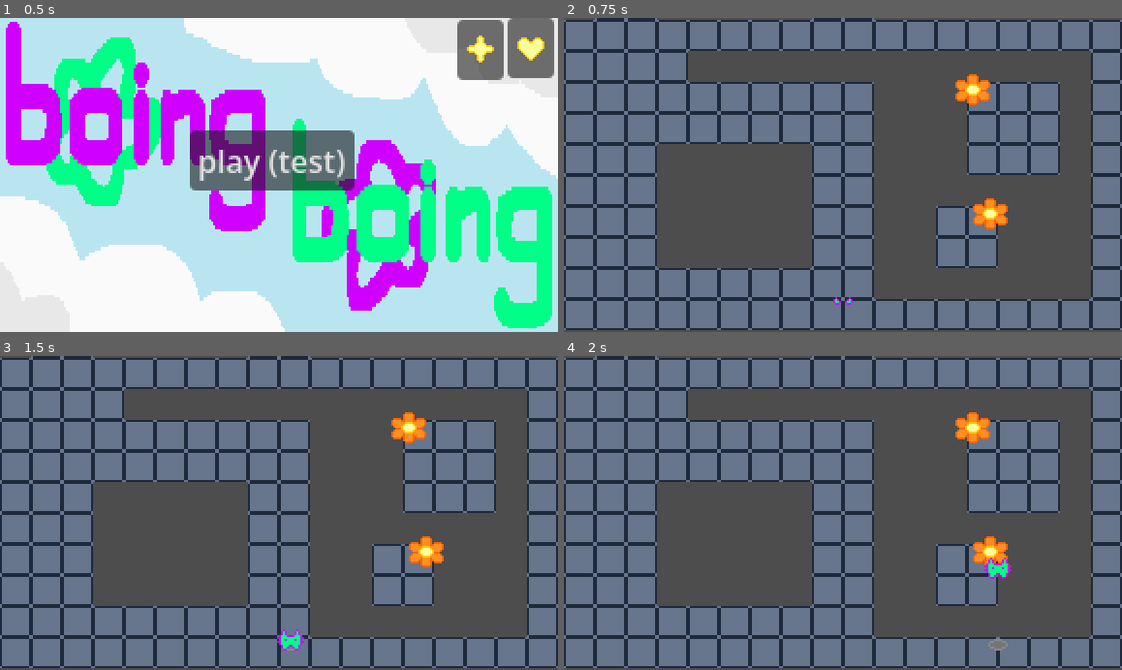
Above: before the commit, frames 1-4 (two rows, left to right).
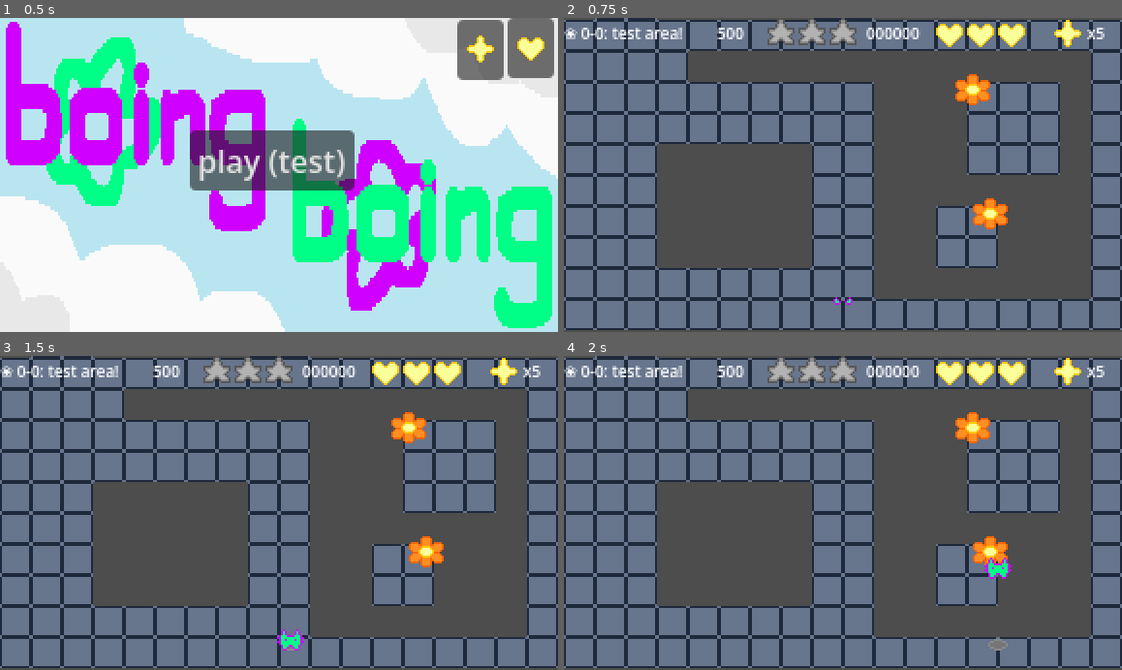
Above: after the commit, the same moments.

Repository: glaceonicc/boing-boing
Game: Godot game, scene res://menu/menu_main.tscn
Two runs of this game, one before a commit and one after it. Both use one fixed random seed, a clock stepped at 60 frames per second and the inputs below.
Inputs (mouse positions are in pixels of both pictures, inside the frame that each line leads up to):
- Up to frame 1 (0.5 s): no input
- Up to frame 2 (0.75 s): click "play (test)" at 0.5 s
- Up to frame 3 (1.5 s): tap Enter at 1.25 s; move the mouse to (401, 497) at 1.27 s; hold D (right) from 1.28 s (still down); tap Space (jump) at 1.35 s; click (401, 497) at 1.42 s
- Up to frame 4 (2 s): keep holding D (right); tap Space (jump) at 1.52, 1.82 s

Frame 1 is identical in both runs. In frame 2, 2.7% of the frame differs, in the area x 0-97%, y 0-10%; in frame 3, 2.7%; in frame 4, 2.7%.

Commit message:
prototype5 "symbols"
added ui! it somewhat works. like. the timer does. and the stars would work if i made the collectible for them.
 boing boing
❀❀❀❀❀❀
- glace

Diff:
--- a/elements/camera.tscn
+++ b/elements/camera.tscn
@@ -1,6 +1,145 @@
 [gd_scene format=3 uid="uid://ke0k32p0w70l"]
 
 [ext_resource type="Script" uid="uid://c6oc117t6lkt3" path="res://scripts/camera.gd" id="1_l6h3d"]
+[ext_resource type="Texture2D" uid="uid://dvc67rmna63rb" path="res://textures/heart.png" id="2_4ty4n"]
+[ext_resource type="Texture2D" uid="uid://dr5qwe3p6tecv" path="res://textures/life.png" id="3_od2jc"]
+[ext_resource type="Texture2D" uid="uid://u4gi02txo8tc" path="res://textures/star.png" id="4_od2jc"]
+[ext_resource type="Texture2D" uid="uid://cikch58nwf4yq" path="res://textures/nostar.png" id="4_y0flh"]
+
+[sub_resource type="SpriteFrames" id="SpriteFrames_g4v7s"]
+animations = [{
+"frames": [{
+"duration": 1.0,
+"texture": ExtResource("2_4ty4n")
+}],
+"loop": 1,
+"name": &"default",
+"speed": 5.0
+}]
+
+[sub_resource type="LabelSettings" id="LabelSettings_57qmd"]
+font_size = 8
+
+[sub_resource type="SpriteFrames" id="SpriteFrames_yf5fn"]
+animations = [{
+"frames": [{
+"duration": 1.0,
+"texture": ExtResource("3_od2jc")
+}],
+"loop": 1,
+"name": &"default",
+"speed": 5.0
+}]
+
+[sub_resource type="LabelSettings" id="LabelSettings_g4v7s"]
+font_size = 8
+
+[sub_resource type="LabelSettings" id="LabelSettings_yf5fn"]
+font_size = 8
+
+[sub_resource type="LabelSettings" id="LabelSettings_d0u6y"]
+font_size = 8
+
+[sub_resource type="SpriteFrames" id="SpriteFrames_57qmd"]
+animations = [{
+"frames": [{
+"duration": 1.0,
+"texture": ExtResource("4_y0flh")
+}],
+"loop": 1,
+"name": &"no",
+"speed": 5.0
+}, {
+"frames": [{
+"duration": 1.0,
+"texture": ExtResource("4_od2jc")
+}],
+"loop": 1,
+"name": &"yes",
+"speed": 5.0
+}]
 
 [node name="Camera" type="Camera2D" unique_id=1866184742]
+z_index = 4
 script = ExtResource("1_l6h3d")
+
+[node name="hearts" type="Node2D" parent="." unique_id=1744789809]
+position = Vector2(47, -81)
+
+[node name="1" type="AnimatedSprite2D" parent="hearts" unique_id=674165543]
+position = Vector2(8, 8)
+sprite_frames = SubResource("SpriteFrames_g4v7s")
+
+[node name="2" type="AnimatedSprite2D" parent="hearts" unique_id=1666097724]
+position = Vector2(24, 8)
+sprite_frames = SubResource("SpriteFrames_g4v7s")
+
+[node name="3" type="AnimatedSprite2D" parent="hearts" unique_id=1527396121]
+position = Vector2(40, 8)
+sprite_frames = SubResource("SpriteFrames_g4v7s")
+
+[node name="lives" type="Node2D" parent="." unique_id=407350310]
+position = Vector2(108, -81)
+
+[node name="amount" type="Label" parent="lives" unique_id=129375845]
+offset_left = 18.0
+offset_top = 2.0
+offset_right = 31.0
+offset_bottom = 15.0
+text = "x 5"
+label_settings = SubResource("LabelSettings_57qmd")
+
+[node name="symbol" type="AnimatedSprite2D" parent="lives" unique_id=1008478001]
+position = Vector2(8, 8)
+sprite_frames = SubResource("SpriteFrames_yf5fn")
+
+[node name="levelinfo" type="Node2D" parent="." unique_id=1562691934]
+position = Vector2(-144, -81)
+
+[node name="name" type="Label" parent="levelinfo" unique_id=1655335395]
+offset_top = 2.0
+offset_right = 62.0
+offset_bottom = 14.0
+text = "❀ 0-0: test area!"
+label_settings = SubResource("LabelSettings_g4v7s")
+
+[node name="timer" type="Node2D" parent="." unique_id=1346686340]
+position = Vector2(-65, -81)
+
+[node name="time" type="Label" parent="timer" unique_id=436800417]
+offset_top = 2.0
+offset_right = 14.0
+offset_bottom = 14.0
+text = "000"
+label_settings = SubResource("LabelSettings_yf5fn")
+metadata/_edit_use_anchors_ = true
+
+[node name="points" type="Node2D" parent="." unique_id=2109889769]
+position = Vector2(13, -80)
+
+[node name="amount" type="Label" parent="points" unique_id=133190275]
+offset_left = -1.0
+offset_top = 1.0
+offset_right = 28.0
+offset_bottom = 13.0
+text = "000000"
+label_settings = SubResource("LabelSettings_d0u6y")
+metadata/_edit_use_anchors_ = true
+
+[node name="stars" type="Node2D" parent="." unique_id=1423359077]
+position = Vector2(-40, -82)
+
+[node name="1" type="AnimatedSprite2D" parent="stars" unique_id=1640000410]
+position = Vector2(8, 8)
+sprite_frames = SubResource("SpriteFrames_57qmd")
+animation = &"no"
+
+[node name="2" type="AnimatedSprite2D" parent="stars" unique_id=1359436629]
+position = Vector2(24, 8)
+sprite_frames = SubResource("SpriteFrames_57qmd")
+animation = &"no"
+
+[node name="3" type="AnimatedSprite2D" parent="stars" unique_id=1090963425]
+position = Vector2(40, 8)
+sprite_frames = SubResource("SpriteFrames_57qmd")
+animation = &"no"
--- a/elements/player.tscn
+++ b/elements/player.tscn
@@ -74,5 +74,8 @@
 shape = SubResource("RectangleShape2D_g4v7s")
 debug_color = Color(0, 0, 0, 0.41960785)
 
+[node name="timer" type="Timer" parent="." unique_id=547788070]
+
 [connection signal="area_entered" from="g" to="." method="_on_g_area_entered"]
 [connection signal="area_exited" from="g" to="." method="_on_g_area_exited"]
+[connection signal="timeout" from="timer" to="." method="_on_timer_timeout"]
--- a/scripts/camera.gd
+++ b/scripts/camera.gd
@@ -8,5 +8,19 @@
  # FIX OMG
 # Called every frame. 'delta' is the elapsed time since the previous frame.
 func _process(delta: float) -> void:
-	if offset.y > gl.play_y + 10:
-		offset.y =  move_toward(offset.y, gl.play_y - 10, 110*delta)
+	if position.y > gl.play_y + 10:
+		position.y =  move_toward(position.y, gl.play_y - 10, 110*delta)
+	$timer/time.text = str(gl.time)
+	$lives/amount.text = "x" + str(gl.lives)
+	if gl.star1 == true:
+		$"stars/1".play("yes")
+	else:
+		$"stars/1".play("no")
+	if gl.star2 == true:
+		$"stars/2".play("yes")
+	else:
+		$"stars/2".play("no")
+	if gl.star3 == true:
+		$"stars/3".play("yes")
+	else:
+		$"stars/3".play("no")
--- a/scripts/gl.gd
+++ b/scripts/gl.gd
@@ -5,22 +5,18 @@
 
 var play_x
 var play_y
+var time
+var hearts = 3
+var lives = 5
+var stars = 0
+var star1
+var star2
+var star3
+var goldenflowers = 0
 
 
+func _ready() -> void:
+	pass
 
-
-
-
-
-
-
-
-
-# Called when the node enters the scene tree for the first time.
-func _ready() -> void:
-	pass # Replace with function body.
-
-
-# Called every frame. 'delta' is the elapsed time since the previous frame.
 func _process(delta: float) -> void:
 	pass
--- a/scripts/player.gd
+++ b/scripts/player.gd
@@ -18,13 +18,17 @@
 @export var startpos_x = 0
 @export var startpos_y = 64
 
+@export var time = 500
+
 @export var levelname: String
 
 func _ready() -> void:
 	position.x = startpos_x
 	position.y = startpos_y
+	gl.time = time
 	$sprite.play("sprout")
 	DisplayServer.window_set_title("PRESS SPACE TO START")
+
 
 func _physics_process(delta: float) -> void:
 	if active == true:
@@ -82,6 +86,7 @@
 			$dot.visible = true
 			$shadow.visible = true
 			DisplayServer.window_set_title(levelname)
+			$timer.start()
 	gl.play_y = position.y
 	print(str(bounce)+str(elevation))
 
@@ -98,3 +103,7 @@
 		ground -= 1
 	if area.is_in_group("bouncer"):
 		bounce = false
+
+
+func _on_timer_timeout() -> void:
+	gl.time -= 1
Binary file changed: colorpalette.aseprite
Binary file added: textures/nostar.png
Not shown, added: textures/nostar.png.import
Not shown, added: areas/area_test.tscn858466266.tmp
